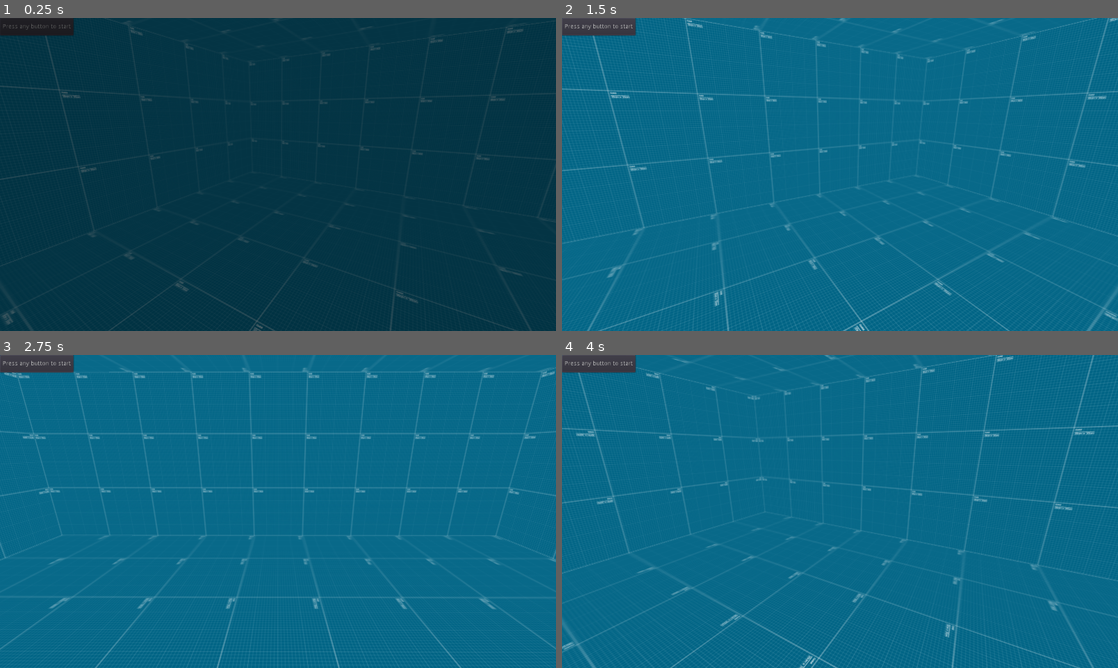
Above: before the commit, frames 1-4 (two rows, left to right).
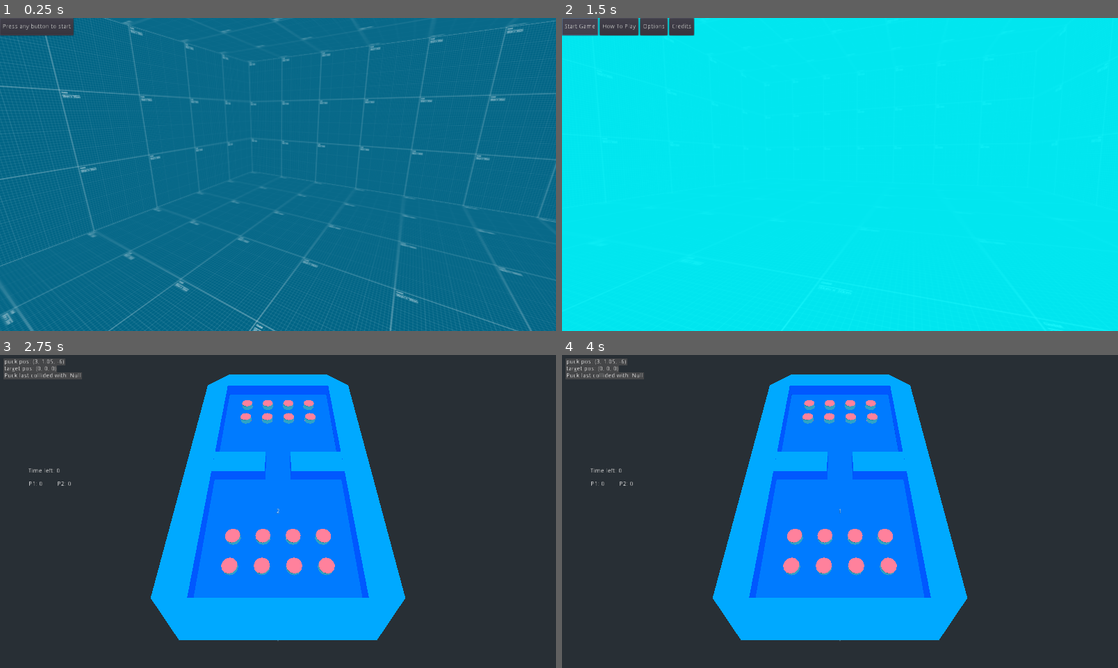
Above: after the commit, the same moments.

Repository: gamkedo-la/puck2000
Game: Godot game, scene res://scenes/TitleScreen/TitleScreen.tscn
Same seed, same stepped clock (60 frames per second), same inputs: the game is played once before the commit and once after it. Before the commit the project starts from res://SceneManager.tscn.
Inputs (mouse positions are in pixels of both pictures, inside the frame that each line leads up to):
- Up to frame 1 (0.25 s): no input
- Up to frame 2 (1.5 s): click "Press any button to start" at 0.5 s; click "Press any button to start" (after the commit: "Start Game") at 1.25 s
- Up to frame 3 (2.75 s): click (38, 364) at 2 s, where only the run before the commit has a clickable "Press any button to start"
- Up to frame 4 (4 s): tap Enter (ui_accept) at 2.75, 3.02, 3.77 s; move the mouse to (962, 495) at 2.77 s; tap Space (puck) at 2.85 s; click (962, 495) at 2.92 s; move the mouse to (728, 527) at 3.52 s; click (728, 527) at 3.6 s

The runs differ from the first frame. In frame 1, 100% of the frame differs, in the area x 0-100%, y 0-100%; in frame 2, 99%; in frame 3, 99%; in frame 4, 99%.

Commit message:
change scene management system
changed scene management system. Explanation via this tutorial: https://www.youtube.com/watch?v=yZQStB6nHuI
Set TitleScreen.tscn as starting run scene.

Diff:
--- a/SceneManager.tscn
+++ /dev/null
@@ -1,52 +0,0 @@
-[gd_scene load_steps=5 format=2]
-
-[ext_resource path="res://managers/scene_manager.gd" type="Script" id=1]
-[ext_resource path="res://scenes/TitleScreen/TitleScreen.tscn" type="PackedScene" id=2]
-
-[sub_resource type="Animation" id=1]
-resource_name = "fade_in"
-length = 0.5
-tracks/0/type = "value"
-tracks/0/path = NodePath("CanvasLayer/ColorRect:color")
-tracks/0/interp = 1
-tracks/0/loop_wrap = true
-tracks/0/imported = false
-tracks/0/enabled = true
-tracks/0/keys = {
-"times": PoolRealArray( 0, 0.5 ),
-"transitions": PoolRealArray( 1, 1 ),
-"update": 0,
-"values": [ Color( 0, 0, 0, 1 ), Color( 0, 0, 0, 0 ) ]
-}
-
-[sub_resource type="Animation" id=2]
-resource_name = "fade_out"
-length = 0.5
-tracks/0/type = "value"
-tracks/0/path = NodePath("CanvasLayer/ColorRect:color")
-tracks/0/interp = 1
-tracks/0/loop_wrap = true
-tracks/0/imported = false
-tracks/0/enabled = true
-tracks/0/keys = {
-"times": PoolRealArray( 0, 0.5 ),
-"transitions": PoolRealArray( 1, 1 ),
-"update": 0,
-"values": [ Color( 0, 0, 0, 0 ), Color( 0, 0, 0, 1 ) ]
-}
-
-[node name="SceneManager" type="Node"]
-script = ExtResource( 1 )
-
-[node name="TitleScreen" parent="." instance=ExtResource( 2 )]
-
-[node name="TransitionPlayer" type="AnimationPlayer" parent="."]
-anims/fade_in = SubResource( 1 )
-anims/fade_out = SubResource( 2 )
-
-[node name="CanvasLayer" type="CanvasLayer" parent="."]
-
-[node name="ColorRect" type="ColorRect" parent="CanvasLayer"]
-anchor_right = 1.0
-anchor_bottom = 1.0
-color = Color( 0, 0, 0, 1 )
--- a/classes/game_scene.gd
+++ /dev/null
@@ -1,10 +0,0 @@
-class_name GameScene
-extends Node
-
-signal scene_changed(scene_name, request)
-
-onready var scene_name = get_name()
-
-
-func _change_scene_triggered(request) -> void:
-	emit_signal("scene_changed", scene_name, request)
--- a/managers/scene_manager.gd
+++ /dev/null
@@ -1,22 +0,0 @@
-extends Node
-# Manages the scenes and scene transitions,
-# so this will be working at the Main.tscn level
-
-onready var scene_anim = $TransitionPlayer
-
-var current_scene = null
-
-
-func _ready() -> void:
-	current_scene = $TitleScreen
-	current_scene.connect("scene_changed", self, "handle_scene_change")
-	scene_anim.play("fade_in")
-	print("current scene: ", current_scene.name)
-
-
-func handle_scene_change(current_scene_name:String, requested_scene_name:String) -> void:
-	pass
-
-
-func cleanup() -> void:
-	pass
--- a/project.godot
+++ b/project.godot
@@ -8,26 +8,17 @@
 
 config_version=4
 
-_global_script_classes=[ {
-"base": "Node",
-"class": "GameScene",
-"language": "GDScript",
-"path": "res://classes/game_scene.gd"
-} ]
-_global_script_class_icons={
-"GameScene": ""
-}
-
 [application]
 
 config/name="Puck2000"
-run/main_scene="res://SceneManager.tscn"
+run/main_scene="res://scenes/TitleScreen/TitleScreen.tscn"
 config/icon="res://icon.png"
 
 [autoload]
 
 DebugDraw="*res://addons/debug_draw.gd"
 SFXManager="*res://managers/sfx_manager.gd"
+SceneTransition="*res://scenes/SceneTransition/SceneTransition.tscn"
 
 [display]
 
--- a/scenes/MenuMain/MainMenu.tscn
+++ b/scenes/MenuMain/MainMenu.tscn
@@ -1,7 +1,7 @@
 [gd_scene load_steps=4 format=2]
 
 [ext_resource path="res://test_scenes/prototype/texture-test-1x1.png" type="Texture" id=1]
-[ext_resource path="res://scenes/MenuMain/StartGame.gd" type="Script" id=2]
+[ext_resource path="res://scenes/MenuMain/main_menu.gd" type="Script" id=3]
 
 [sub_resource type="SpatialMaterial" id=1]
 flags_unshaded = true
@@ -10,6 +10,7 @@
 uv1_triplanar = true
 
 [node name="MainMenu" type="Spatial"]
+script = ExtResource( 3 )
 
 [node name="Interior" type="CSGBox" parent="."]
 transform = Transform( 1, 0, 0, 0, 1, 0, 0, 0, 1, 0, 1.5, 0 )
@@ -35,7 +36,6 @@
 margin_right = 83.0
 margin_bottom = 40.0
 text = "Start Game"
-script = ExtResource( 2 )
 
 [node name="HowToPlay" type="Button" parent="CanvasLayer/HBoxContainer"]
 margin_left = 87.0
--- a/scenes/MenuMain/StartGame.gd
+++ /dev/null
@@ -1,20 +0,0 @@
-extends Button
-
-
-# Declare member variables here. Examples:
-# var a = 2
-# var b = "text"
-
-
-# Called when the node enters the scene tree for the first time.
-func _ready():
-	pass # Replace with function body.
-
-
-# Called every frame. 'delta' is the elapsed time since the previous frame.
-#func _process(delta):
-#	pass
-
-
-func _on_StartGame_pressed():
-	get_tree().change_scene("res://scenes/GamePlay/GamePlay.tscn")
--- /dev/null
+++ b/scenes/MenuMain/main_menu.gd
@@ -0,0 +1,11 @@
+extends Spatial
+
+onready var btn_startgame = $CanvasLayer/HBoxContainer/StartGame
+
+
+func _ready() -> void:
+	btn_startgame.connect("pressed", self, "goto_gameplay")
+
+
+func goto_gameplay() -> void:
+	SceneTransition.change_scene("res://scenes/GamePlay/GamePlay.tscn")
--- /dev/null
+++ b/scenes/SceneTransition/SceneTransition.tscn
@@ -0,0 +1,47 @@
+[gd_scene load_steps=4 format=2]
+
+[ext_resource path="res://scenes/SceneTransition/scene_transition.gd" type="Script" id=1]
+
+[sub_resource type="Animation" id=1]
+resource_name = "RESET"
+tracks/0/type = "value"
+tracks/0/path = NodePath("ColorRect:modulate")
+tracks/0/interp = 1
+tracks/0/loop_wrap = true
+tracks/0/imported = false
+tracks/0/enabled = true
+tracks/0/keys = {
+"times": PoolRealArray( 0 ),
+"transitions": PoolRealArray( 1 ),
+"update": 0,
+"values": [ Color( 0, 0.976471, 1, 0 ) ]
+}
+
+[sub_resource type="Animation" id=2]
+resource_name = "dissolve"
+length = 0.5
+tracks/0/type = "value"
+tracks/0/path = NodePath("ColorRect:modulate")
+tracks/0/interp = 1
+tracks/0/loop_wrap = true
+tracks/0/imported = false
+tracks/0/enabled = true
+tracks/0/keys = {
+"times": PoolRealArray( 0, 0.5 ),
+"transitions": PoolRealArray( 1, 1 ),
+"update": 0,
+"values": [ Color( 0, 0.976471, 1, 0 ), Color( 0, 0.976471, 1, 1 ) ]
+}
+
+[node name="SceneTransition" type="CanvasLayer"]
+script = ExtResource( 1 )
+
+[node name="ColorRect" type="ColorRect" parent="."]
+modulate = Color( 0, 0.976471, 1, 0 )
+anchor_right = 1.0
+anchor_bottom = 1.0
+mouse_filter = 2
+
+[node name="AnimationPlayer" type="AnimationPlayer" parent="."]
+anims/RESET = SubResource( 1 )
+anims/dissolve = SubResource( 2 )
--- /dev/null
+++ b/scenes/SceneTransition/scene_transition.gd
@@ -0,0 +1,8 @@
+extends CanvasLayer
+
+
+func change_scene(target:String) -> void:
+	$AnimationPlayer.play("dissolve")
+	yield($AnimationPlayer, "animation_finished")
+	get_tree().change_scene(target)
+	$AnimationPlayer.play_backwards("dissolve")
--- a/scenes/TitleScreen/TitleScreen.tscn
+++ b/scenes/TitleScreen/TitleScreen.tscn
@@ -1,24 +1,7 @@
 [gd_scene load_steps=5 format=2]
 
 [ext_resource path="res://test_scenes/prototype/texture-test-1x1.png" type="Texture" id=1]
-
-[sub_resource type="GDScript" id=3]
-script/source = "extends GameScene
-
-# Declare member variables here. Examples:
-# var a: int = 2
-# var b: String = \"text\"
-
-
-# Called when the node enters the scene tree for the first time.
-func _ready() -> void:
-	pass # Replace with function body.
-
-
-# Called every frame. 'delta' is the elapsed time since the previous frame.
-#func _process(delta: float) -> void:
-#	pass
-"
+[ext_resource path="res://scenes/TitleScreen/title_screen.gd" type="Script" id=2]
 
 [sub_resource type="SpatialMaterial" id=1]
 flags_unshaded = true
@@ -43,7 +26,7 @@
 "
 
 [node name="TitleScreen" type="Spatial"]
-script = SubResource( 3 )
+script = ExtResource( 2 )
 
 [node name="Interior" type="CSGBox" parent="."]
 transform = Transform( 1, 0, 0, 0, 1, 0, 0, 0, 1, 0, 1.5, 0 )
--- /dev/null
+++ b/scenes/TitleScreen/title_screen.gd
@@ -0,0 +1,11 @@
+extends Spatial
+
+onready var start_button = $CanvasLayer/HBoxContainer/StartGame
+
+
+func _ready() -> void:
+	start_button.connect("pressed", self, "goto_main_menu")
+
+
+func goto_main_menu() -> void:
+	SceneTransition.change_scene("res://scenes/MenuMain/MainMenu.tscn")
